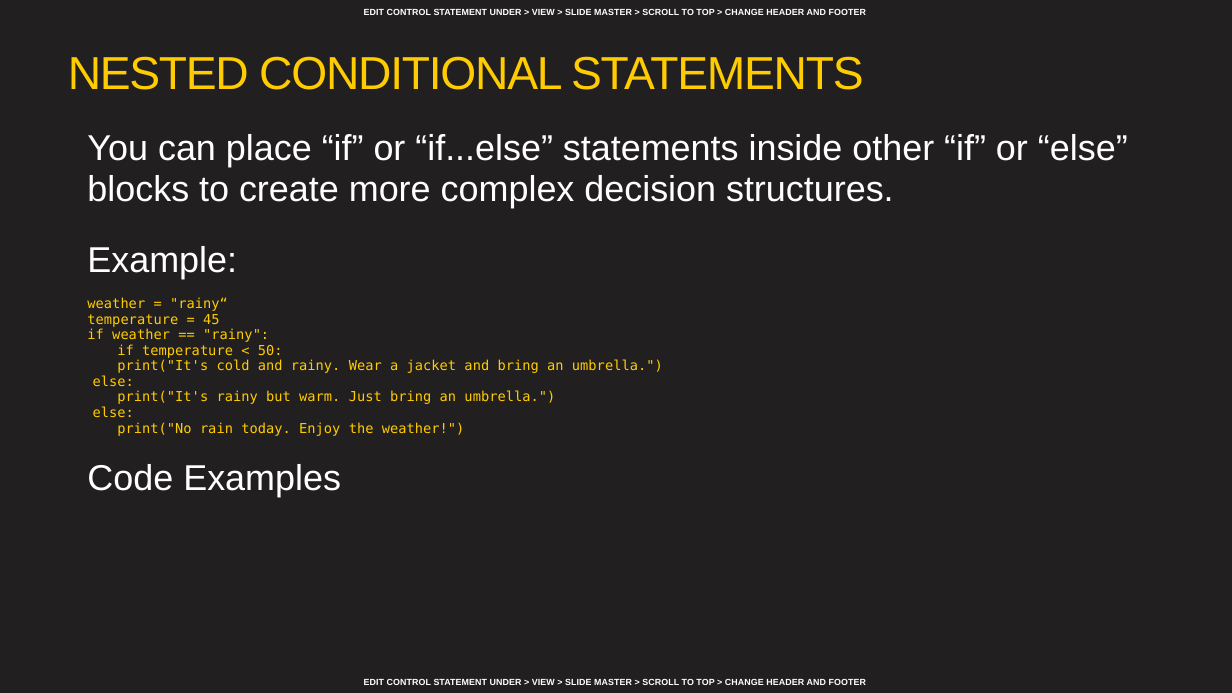
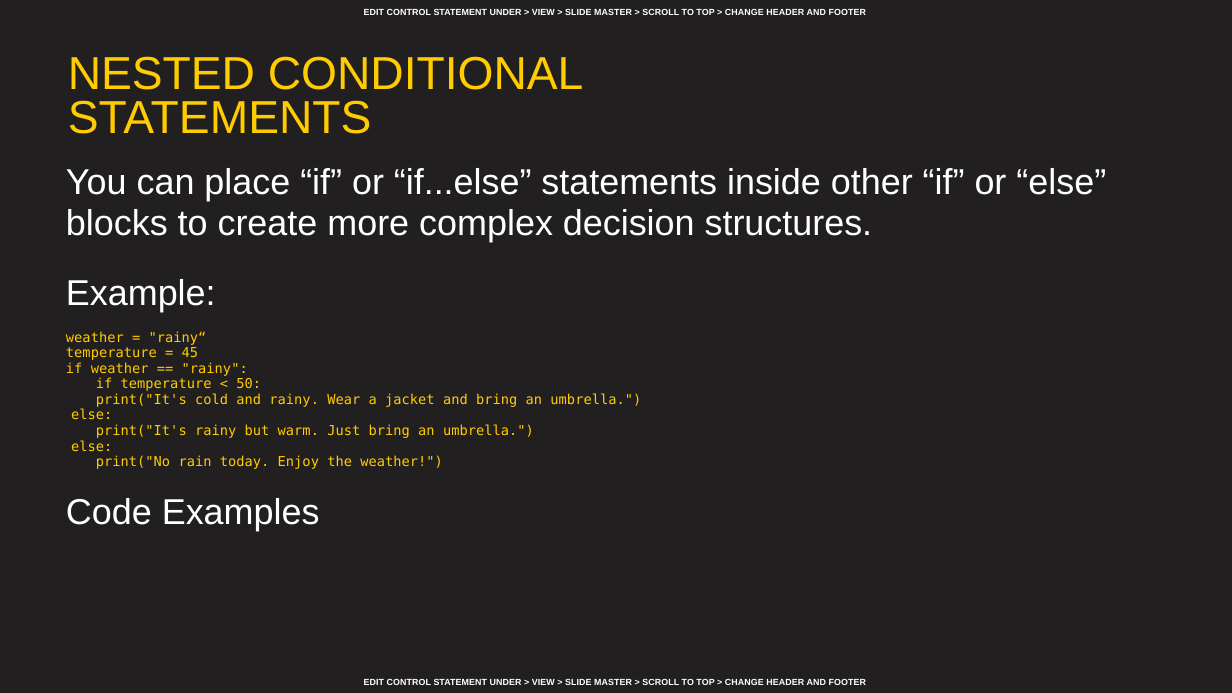
Before and after one commit to AFC-AI2C/summer-course, a slide deck: slide 7 of Python/Lesson 02 - Conditional Statements and Error Handling/Lesson 02 - Conditional Statements, Loops, and Error Handling.pptx. Drawn at 1232x693 pixels with LibreOffice and Linux fonts; fonts in the diff are those of the drawing; background and template pictures are left out. Boxes give left, top, right and bottom in pixels: in the first picture for what was removed or moved away, otherwise in the second. Text is boxed around its words. In the diff, an @@ line names an element or a change of style, - is before the commit and + after.

```diff
--- a/Python/Lesson 02 - Conditional Statements and Error Handling/Lesson 02 - Conditional Statements, Loops, and Error Handling.pptx
+++ b/Python/Lesson 02 - Conditional Statements and Error Handling/Lesson 02 - Conditional Statements, Loops, and Error Handling.pptx
@@ title "NESTED CONDITIONAL STATEMENTS" at (68, 56, 584, 134): letter spacing -0.8 to 0 pt @@
@@ text "You can place “if” or ...": place and size @@
-text "You can place “if” or ..." at (87, 134, 1128, 497)
+text "You can place “if” or ..." at (66, 168, 1106, 530)
```
Also in this commit, not shown: 23 other slides changed.
